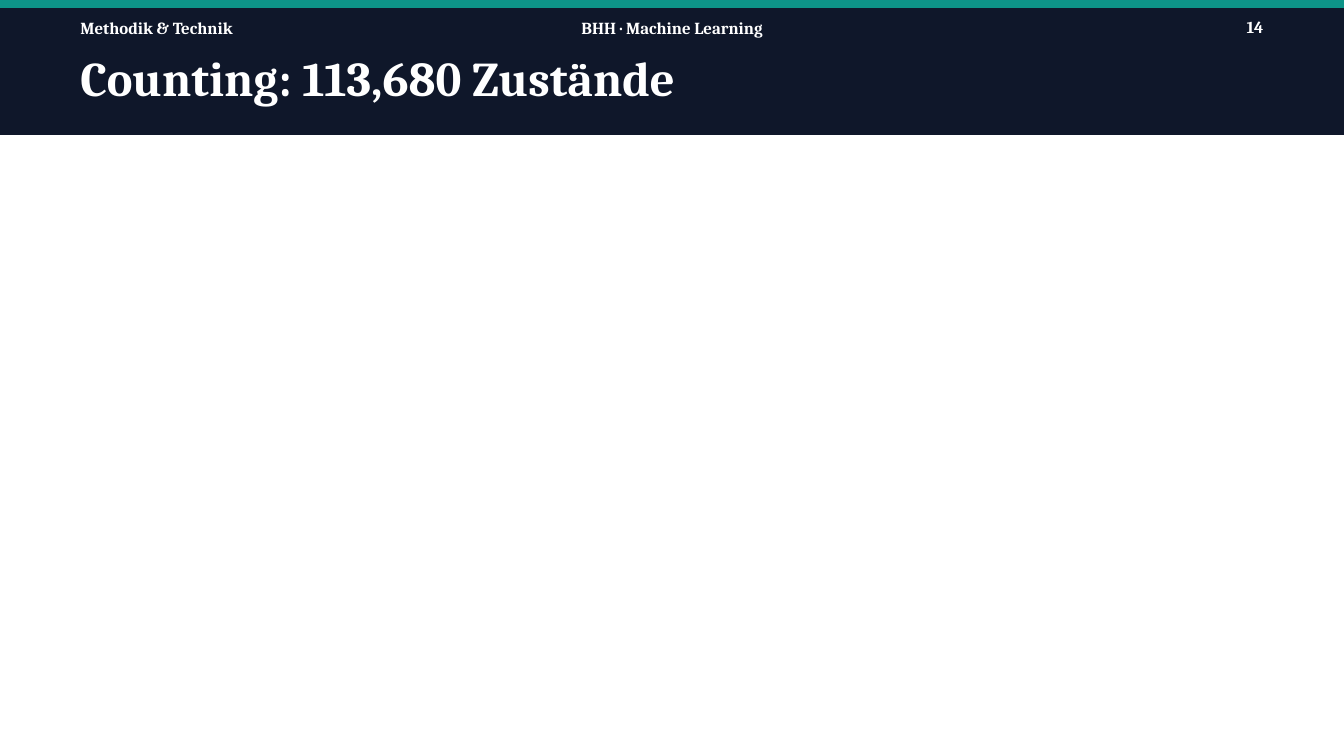
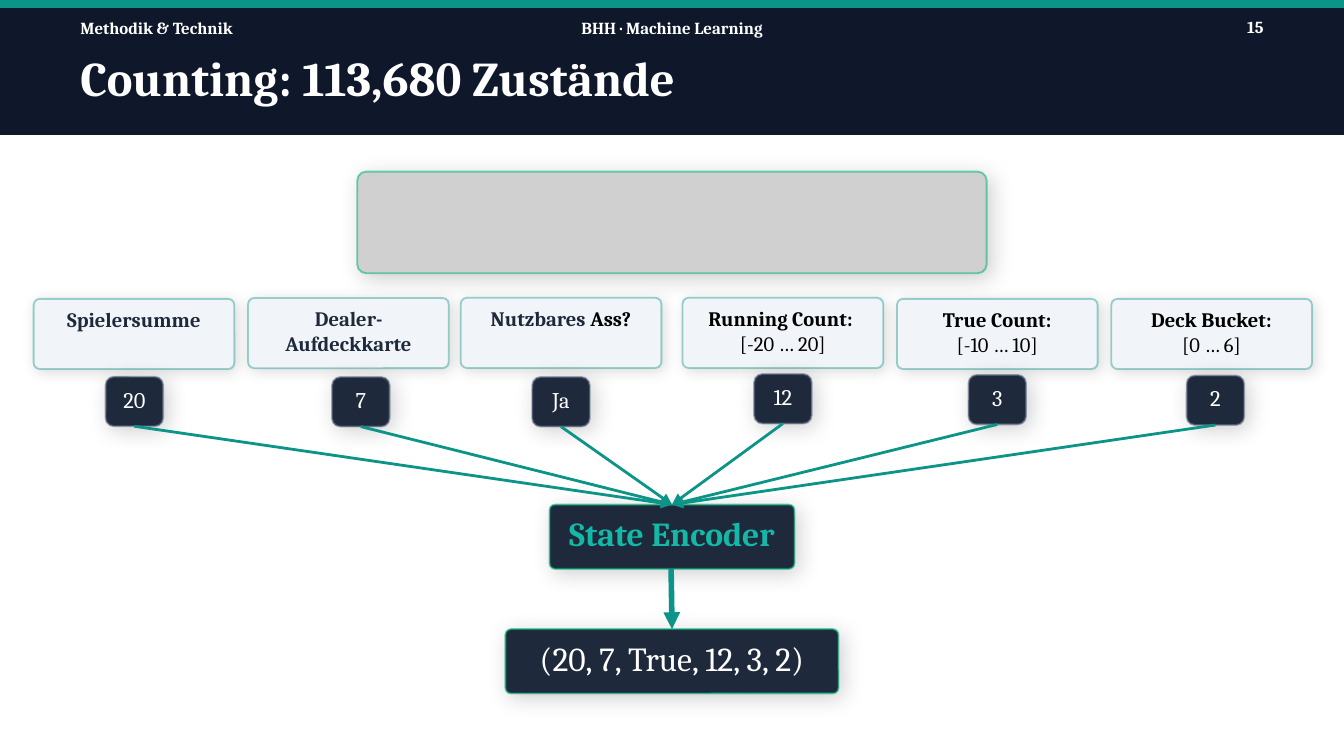
Before and after one commit to Tom-N-M/ml-blackjack, a slide deck: slide 15 of Präsi/PP_v2.pptx (slide 14 before the commit). Drawn at 1344x756 pixels with LibreOffice and Linux fonts; fonts in the diff are those of the drawing; grey boxes stand for pictures. Boxes give left, top, right and bottom in pixels: in the first picture for what was removed or moved away, otherwise in the second. Text is boxed around its words. In the diff, an @@ line names an element or a change of style, - is before the commit and + after.

```diff
--- a/Präsi/PP_v2.pptx
+++ b/Präsi/PP_v2.pptx
@@ page number at (1247,21,1263,33): text changed @@
-14
+15
@@ picture added at (358,172,986,274) @@
@@ rounded rectangle added at (34,298,234,368), fill #F1F5F9, outline #0D9488 1 pt, 11 pt, text #1E293B, bold @@
+Spielersumme
@@ rounded rectangle added at (249,298,449,368), fill #F1F5F9, outline #0D9488 1 pt, 11 pt, text #1E293B, bold @@
+Dealer-Aufdeckkarte
@@ rounded rectangle added at (461,298,661,368), fill #F1F5F9, outline #0D9488 1 pt, 11 pt, text #1E293B, bold @@
+Nutzbares Ass?
@@ rounded rectangle added at (683,298,883,368), fill #F1F5F9, outline #0D9488 1 pt, 11 pt, text #000000, bold @@
+Running Count:
+[-20 … 20]
@@ rounded rectangle added at (896,298,1097,368), fill #F1F5F9, outline #0D9488 1 pt, 11 pt, text #000000, bold @@
+True Count:
+[-10 … 10]
@@ rounded rectangle added at (1111,298,1312,368), fill #F1F5F9, outline #0D9488 1 pt, 11 pt, text #000000, bold @@
+Deck Bucket:
+[0 … 6]
@@ rounded rectangle added at (106,376,164,426), fill #1E293B, outline #64748B 1 pt, 12 pt, text #FFFFFF @@
+20
@@ rounded rectangle added at (332,378,390,427), fill #1E293B, outline #64748B 1 pt, 12 pt, text #FFFFFF @@
+7
@@ rounded rectangle added at (532,378,590,427), fill #1E293B, outline #64748B 1 pt, 12 pt, text #FFFFFF @@
+Ja
@@ rounded rectangle added at (754,374,812,423), fill #1E293B, outline #64748B 1 pt, 12 pt, text #FFFFFF @@
+12
@@ rounded rectangle added at (969,375,1027,425), fill #1E293B, outline #64748B 1 pt, 12 pt, text #FFFFFF @@
+3
@@ rounded rectangle added at (1187,376,1245,426), fill #1E293B, outline #64748B 1 pt, 12 pt, text #FFFFFF @@
+2
@@ arrow added from (134, 426) to (672, 504), #0D9488 1.5 pt @@
@@ arrow added from (360, 426) to (672, 504), #0D9488 1.5 pt @@
@@ arrow added from (560, 426) to (672, 504), #0D9488 1.5 pt @@
@@ arrow added from (784, 423) to (672, 504), #0D9488 1.5 pt @@
@@ arrow added from (997, 425) to (672, 504), #0D9488 1.5 pt @@
@@ arrow added from (1215, 425) to (672, 504), #0D9488 1.5 pt @@
@@ rounded rectangle added at (550,504,794,569), fill #1E293B, outline #10B981 1 pt, 18 pt, text #14B8A6, bold @@
+State Encoder
@@ arrow added from (671, 569) to (672, 629), #0D9488 3 pt @@
@@ rounded rectangle added at (505,629,839,694), fill #1E293B, outline #10B981 1 pt, 18 pt, text #FFFFFF @@
+(20, 7, True, 12, 3, 2)
```
Also in this commit, not shown: 5 other slides changed, 4 slides added.
